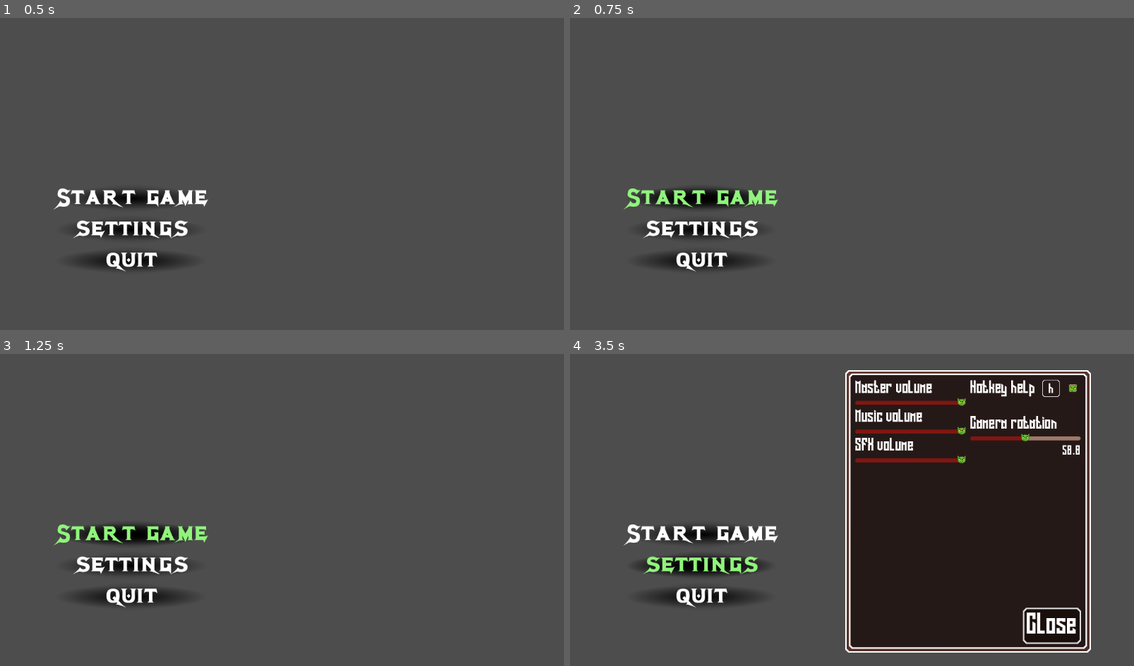
Above: before the commit, frames 1-4 (two rows, left to right).
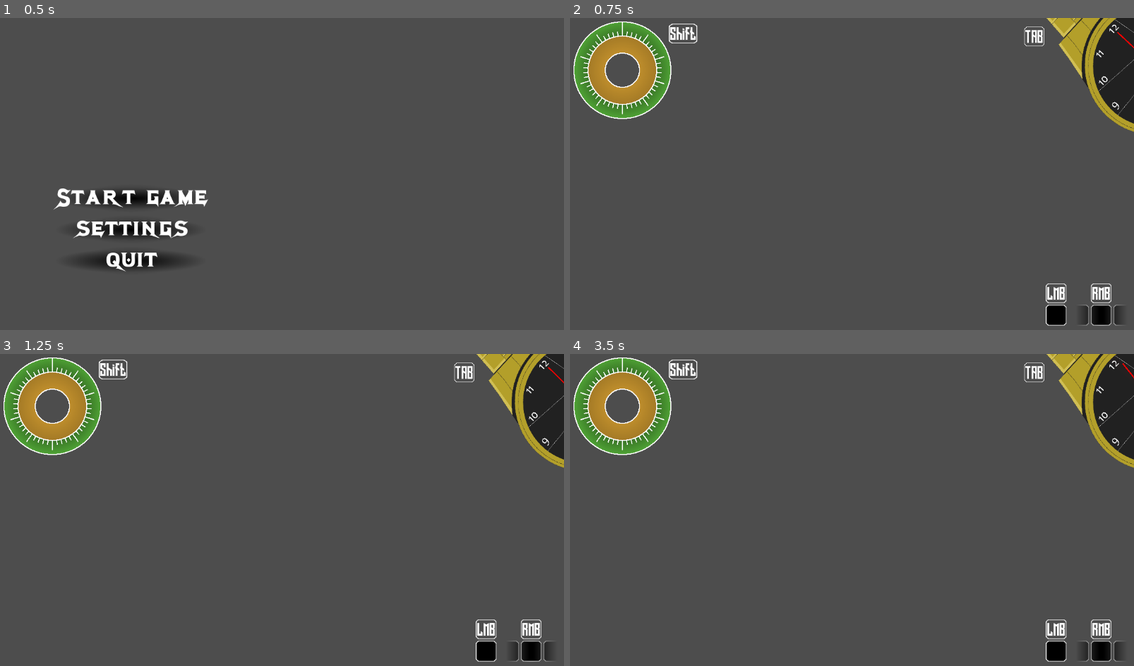
Above: after the commit, the same moments.

Repository: sjgillGit/GWJ84
Game: Godot game, scene res://Scenes/UI/test.tscn
Same seed, same stepped clock (60 frames per second), same inputs: the game is played once before the commit and once after it. This scene is started directly instead of the project's main scene.
Inputs (mouse positions are in pixels of both pictures, inside the frame that each line leads up to):
- Up to frame 1 (0.5 s): no input
- Up to frame 2 (0.75 s): click "Start game" at 0.5 s
- Up to frame 3 (1.25 s): no input
- Up to frame 4 (3.5 s): click (699, 534) at 1.25 s, where only the run before the commit has a clickable "Start game"; click (1055, 650) at 2.02 s; click (699, 566) at 2.75 s, where only the run before the commit has a clickable "settings"

Frame 1 is identical in both runs. In frame 2, 11% of the frame differs, in the area x 0-100%, y 0-99%; in frame 3, 11%; in frame 4, 49%.

Commit message:
connected to title_scene

Diff:
--- a/Scenes/UI/test.tscn
+++ b/Scenes/UI/test.tscn
@@ -170,6 +170,7 @@
 offset_bottom = 561.0
 text = "Close"
 
+[connection signal="pressed" from="VBoxContainer/startgame" to="VBoxContainer" method="_on_startgame_pressed"]
 [connection signal="pressed" from="VBoxContainer/settings" to="VBoxContainer" method="_on_settings_pressed"]
 [connection signal="toggled" from="settings/Container/HBoxContainer/column2/hotkeyhelp/hotkeyhelpcheck" to="settings" method="_on_hotkeyhelpcheck_toggled"]
 [connection signal="pressed" from="settings/close_button" to="settings" method="_on_close_button_pressed"]
--- a/Scripts/ui/hel_sta_bars.gd
+++ b/Scripts/ui/hel_sta_bars.gd
@@ -68,7 +68,6 @@
 
 		var x_down : float = 70 *sin(deg_to_rad(360*procent)) + 100
 		var y_down : float = 70 *cos(deg_to_rad(360*procent)) + 100
-		print(360*procent," ",x,y)
 
 		draw_line(Vector2(x_down,y_down),Vector2(x,y),Color(1,1,1,1),2)
 
@@ -79,6 +78,5 @@
 
 		var x_down : float = 70 *sin(deg_to_rad(360*procent)) + 100
 		var y_down : float = 70 *cos(deg_to_rad(360*procent)) + 100
-		print(360*procent," ",x,y)
 
 		draw_line(Vector2(x_down,y_down),Vector2(x,y),Color(1,1,1,1),2)
--- a/Scripts/ui/menu_buttons.gd
+++ b/Scripts/ui/menu_buttons.gd
@@ -4,3 +4,7 @@
 
 func _on_settings_pressed() -> void:
 	settings.visible = ! settings.visible
+
+
+func _on_startgame_pressed() -> void:
+	get_tree().change_scene_to_file("res://Scenes/UI/screen_ui.tscn")
